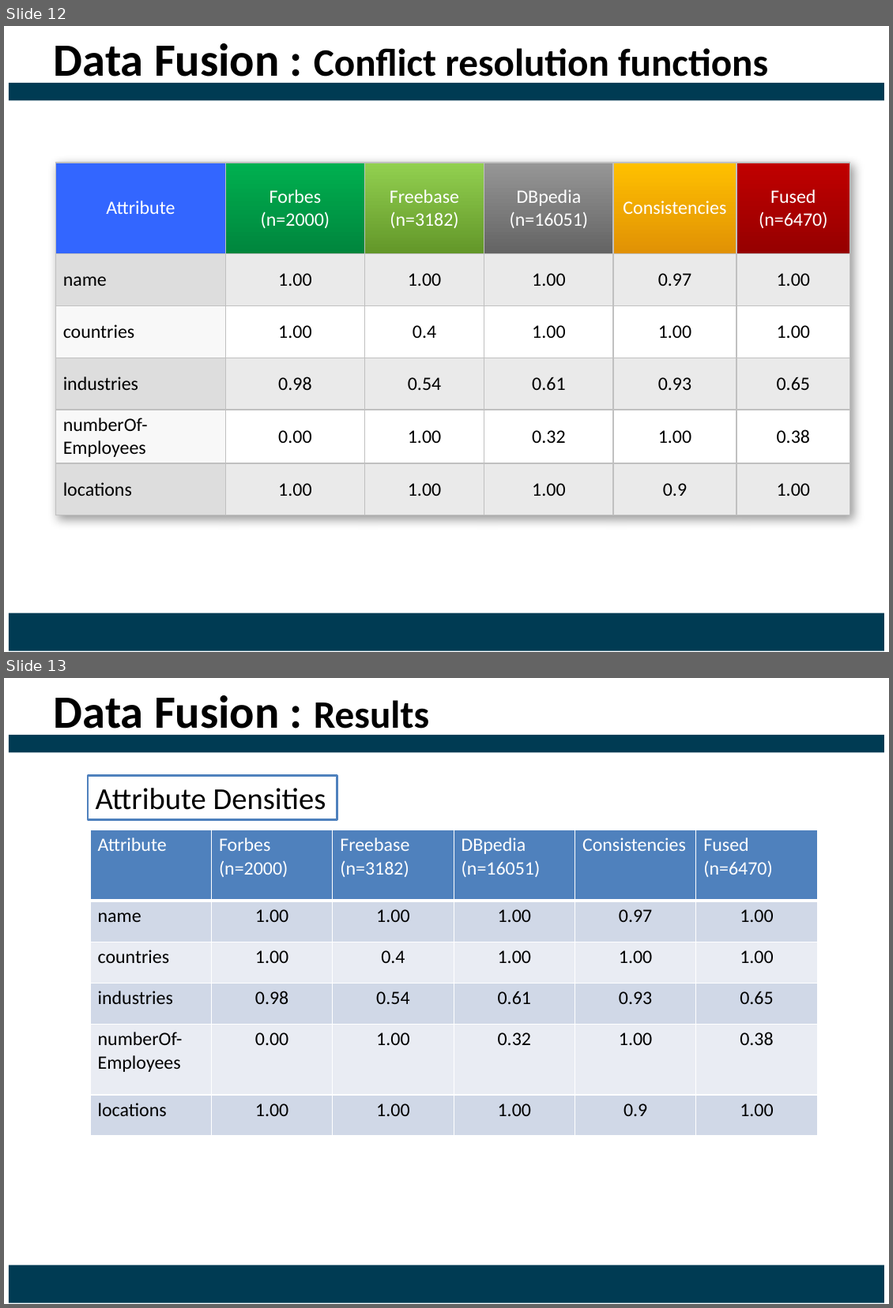
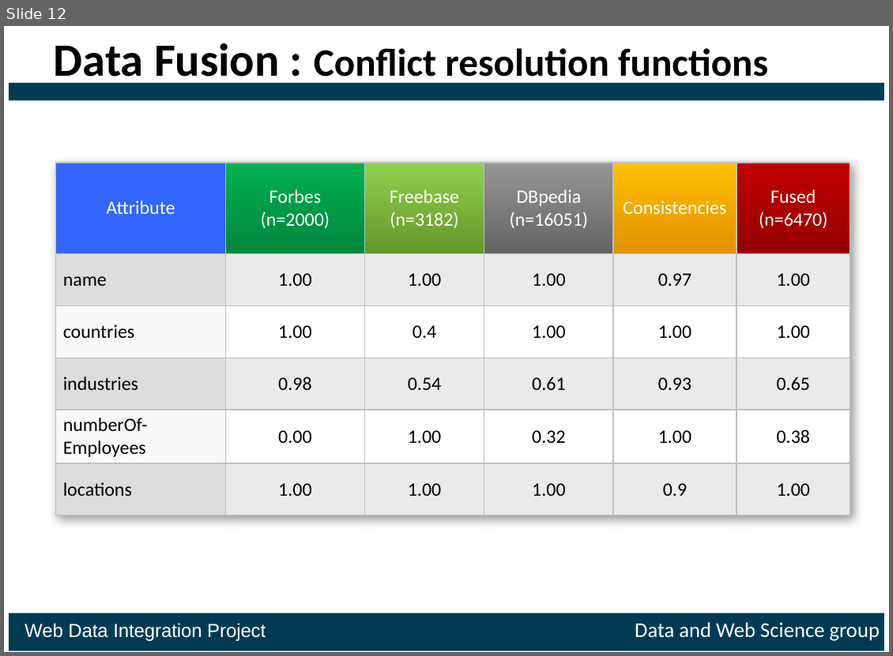
Before and after one commit to ofrendo/WebDataIntegration, a slide deck: presentation/Presentation_template.pptx. Shown one above the other, each under a label of ours: slides 12 and 13 before the commit, slide 12 after it. The pictures are 893x1308 and 893x656 pixels, drawn with LibreOffice and Linux fonts; fonts in the diff are those of the drawing. Boxes give left, top, right and bottom in pixels: in the first picture for what was removed or moved away, otherwise in the second. Text is boxed around its words. In the diff, an @@ line names an element or a change of style, - is before the commit and + after.

```diff
--- a/presentation/Presentation_template.pptx
+++ b/presentation/Presentation_template.pptx
@@ slide 13 removed at (4, 678, 889, 1304), background #FFFFFF; not listed: 2 template elements that a slide beside it also shows @@
@@ title removed at (54, 695, 429, 739) @@
-Data Fusion : Results
@@ rectangle removed at (88, 776, 337, 820) @@
-Attribute Densities
@@ table removed at (90, 830, 817, 1137), 6 rows, 6 columns @@
-Attribute | Forbes / (n=2000) | Freebase / (n=3182) | DBpedia / (n=16051) | Consistencies | Fused / (n=6470)
-name | 1.00 | 1.00 | 1.00 | 0.97 | 1.00
-countries | 1.00 | 0.4 | 1.00 | 1.00 | 1.00
-industries | 0.98 | 0.54 | 0.61 | 0.93 | 0.65
-numberOf-Employees | 0.00 | 1.00 | 0.32 | 1.00 | 0.38
-locations | 1.00 | 1.00 | 1.00 | 0.9 | 1.00
@@ slide 12 changed as well @@
@@ text added at (25, 622, 879, 641), 18 pt, text #FFFFFF @@
+Web Data Integration Project Data and Web Science group
```
Also in this commit, not shown: 12 other slides changed.
